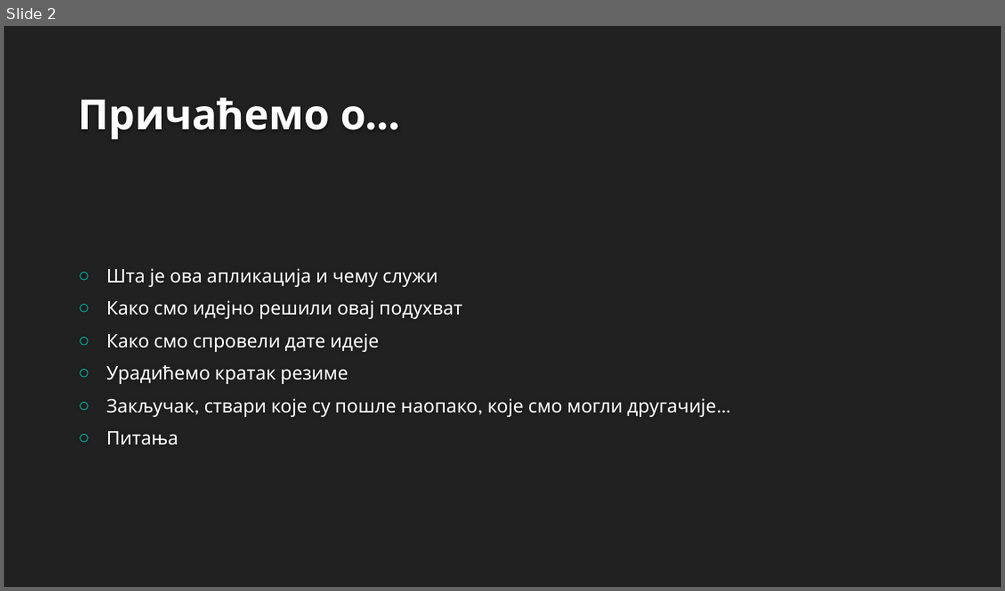
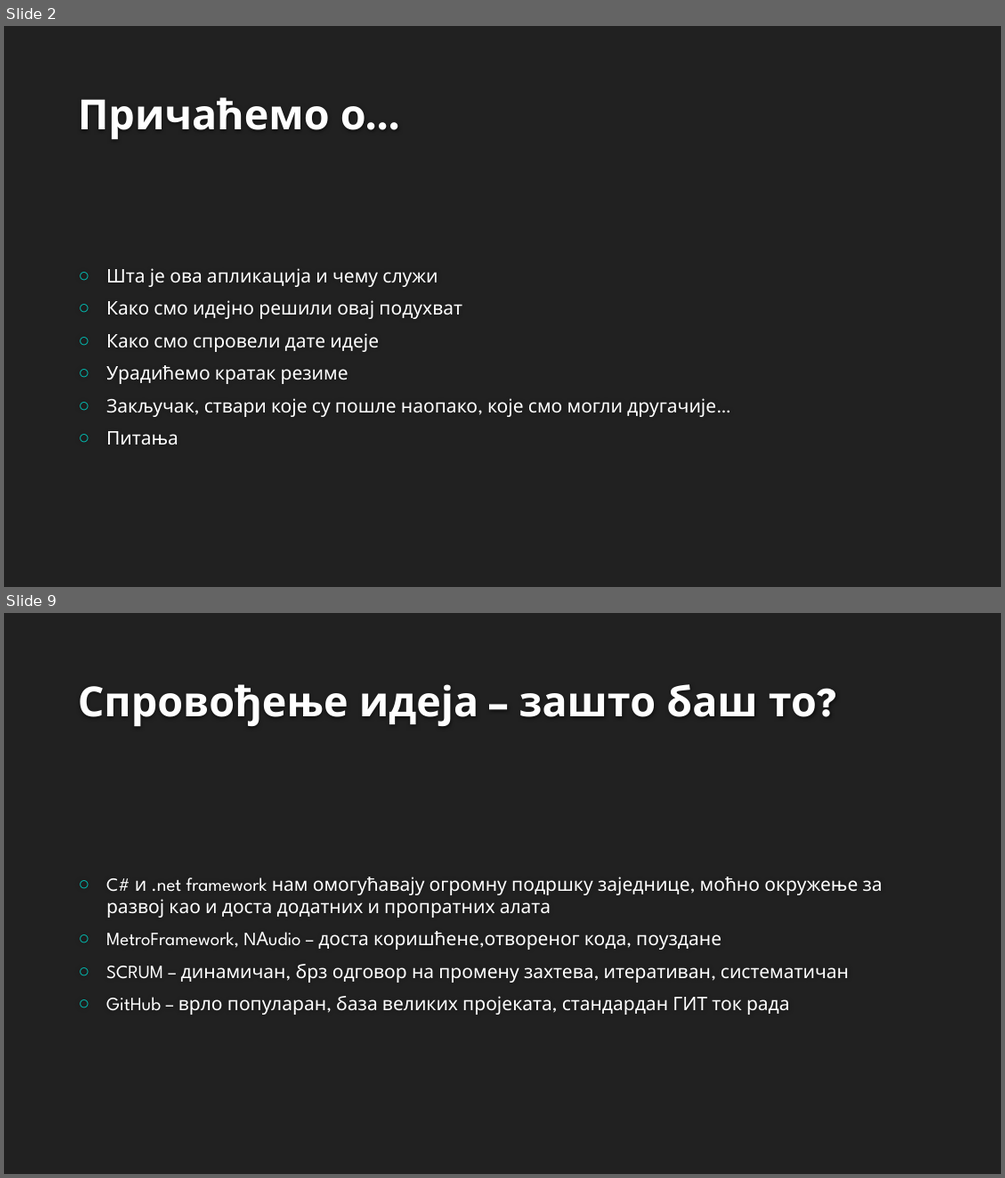
Before and after one commit to RazvojSoftvera2/MasterAudioTechnologyFunctions, a slide deck: Documentation and designs/Documentation/MATF_prezentacija.pptx. Shown one above the other, each under a label of ours: slide 2 before the commit, slides 2 and 9 after it; the slides between them are not shown. The pictures are 1005x591 and 1005x1178 pixels, drawn with LibreOffice and Linux fonts; fonts in the diff are those of the drawing; background and template pictures are left out. Boxes give left, top, right and bottom in pixels: in the first picture for what was removed or moved away, otherwise in the second. Text is boxed around its words. In the diff, an @@ line names an element or a change of style, - is before the commit and + after.

```diff
--- a/Documentation and designs/Documentation/MATF_prezentacija.pptx
+++ b/Documentation and designs/Documentation/MATF_prezentacija.pptx
@@ slide 9 added at (4, 613, 1001, 1174), background #212121 @@
@@ title added at (78, 684, 817, 726), 40 pt, text #FEFEFE, bold @@
+Спровођење идеја – зашто баш то?
@@ text added at (106, 876, 882, 1014), 18 pt, text #FFFFFF @@
+○ C# и .net framework нам омогућавају огромну подршку заједнице, моћно окружење за развој као и доста додатних и пропратних алата
+○ MetroFramework, NАudio – доста коришћене,отвореног кода, поуздане
+○ SCRUM – динамичан, брз одговор на промену захтева, итеративан, систематичан
+○ GitHub – врло популаран, база великих пројеката, стандардан ГИТ ток рада
```
Also in this commit, not shown: 1 slide changed, 10 other slides added.
